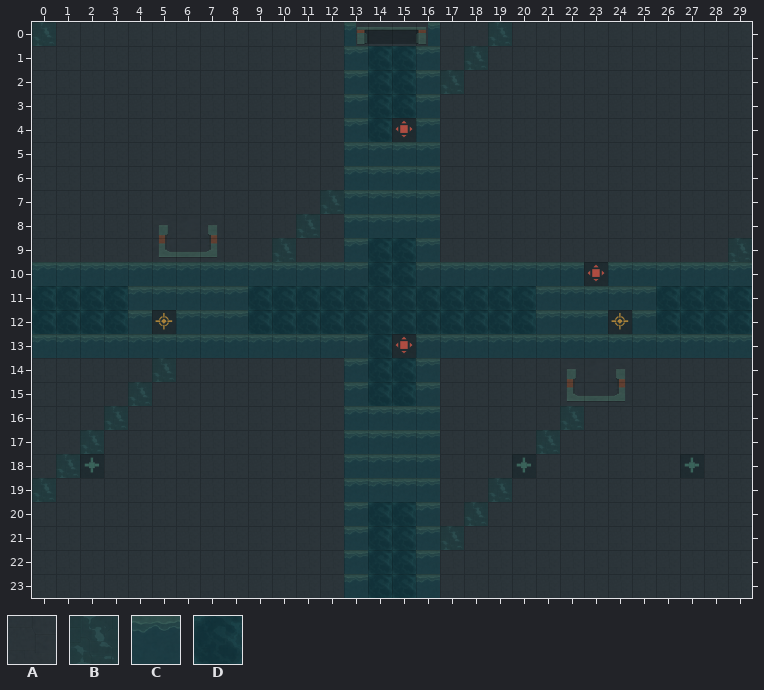
An edit to a level. Tiled map (JSON), data/rooms/flooded_works/tiled/pump-gallery.tmj. The picture above was drawn from the file before the commit.
Cells are 64x64 px. Shown: x 0..29, y 0..23.
Key: from "Flooded Works Authoring": A 0, B 2, C 4, D 5.
_ is an empty cell.
Layer "ground" before, first column x 0:
 0 BAAAAAAAAAAAACDDCAABAAAAAAAAAA
 1 AAAAAAAAAAAAACDDCABAAAAAAAAAAA
 2 AAAAAAAAAAAAACDDCBAAAAAAAAAAAA
 3 AAAAAAAAAAAAACDDCAAAAAAAAAAAAA
 4 AAAAAAAAAAAAACDDCAAAAAAAAAAAAA
 5 AAAAAAAAAAAAACCCCAAAAAAAAAAAAA
 6 AAAAAAAAAAAAACCCCAAAAAAAAAAAAA
 7 AAAAAAAAAAAABCCCCAAAAAAAAAAAAA
 8 AAAAAAAAAAABACCCCAAAAAAAAAAAAA
 9 AAAAAAAAAABAACDDCAAAAAAAAAAAAB
10 CCCCCCCCCCCCCCDDCCCCCCCCCCCCCC
11 DDDDCCCCCDDDDDDDDDDDDCCCCCDDDD
12 DDDDCCCCCDDDDDDDDDDDDCCCCCDDDD
13 CCCCCCCCCCCCCCDDCCCCCCCCCCCCCC
14 AAAAABAAAAAAACDDCAAAAAAABAAAAA
15 AAAABAAAAAAAACDDCAAAAAABAAAAAA
16 AAABAAAAAAAAACCCCAAAAABAAAAAAA
17 AABAAAAAAAAAACCCCAAAABAAAAAAAA
18 ABAAAAAAAAAAACCCCAAABAAAAAAAAA
19 BAAAAAAAAAAAACCCCAABAAAAAAAAAA
20 AAAAAAAAAAAAACDDCABAAAAAAAAAAA
21 AAAAAAAAAAAAACDDCBAAAAAAAAAAAA
22 AAAAAAAAAAAAACDDCAAAAAAAAAAAAA
23 AAAAAAAAAAAAACDDCAAAAAAAAAAAAA
And afterwards:
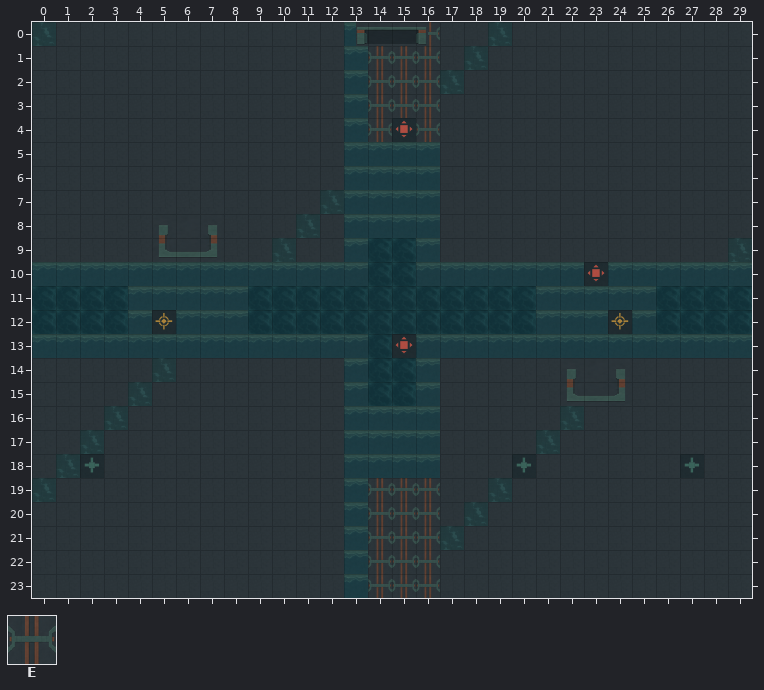
Further tiles: from "Flooded Works Authoring": E 3.
Change:
Layer "ground":
Tile C becomes tile E in rows 0 to 4 at x 16; in row 19 at x 14 to 16; in rows 20 to 23 at x 16.
Tile D becomes tile E in rows 1 to 3 at x 14 to 15; in row 4 at x 14; in rows 20 to 23 at x 14 to 15.
